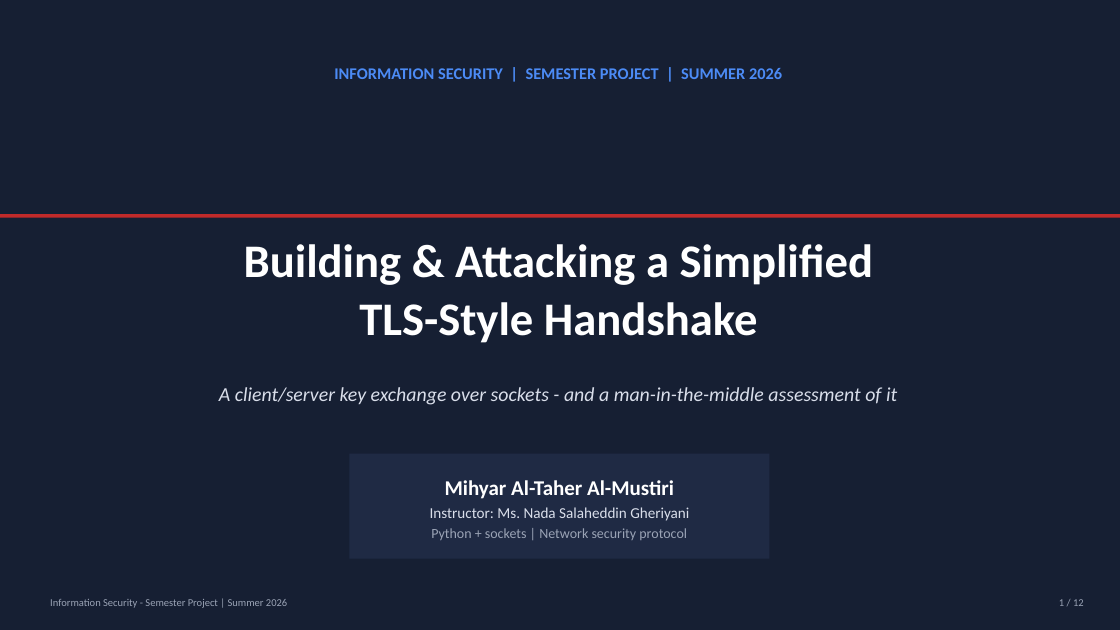
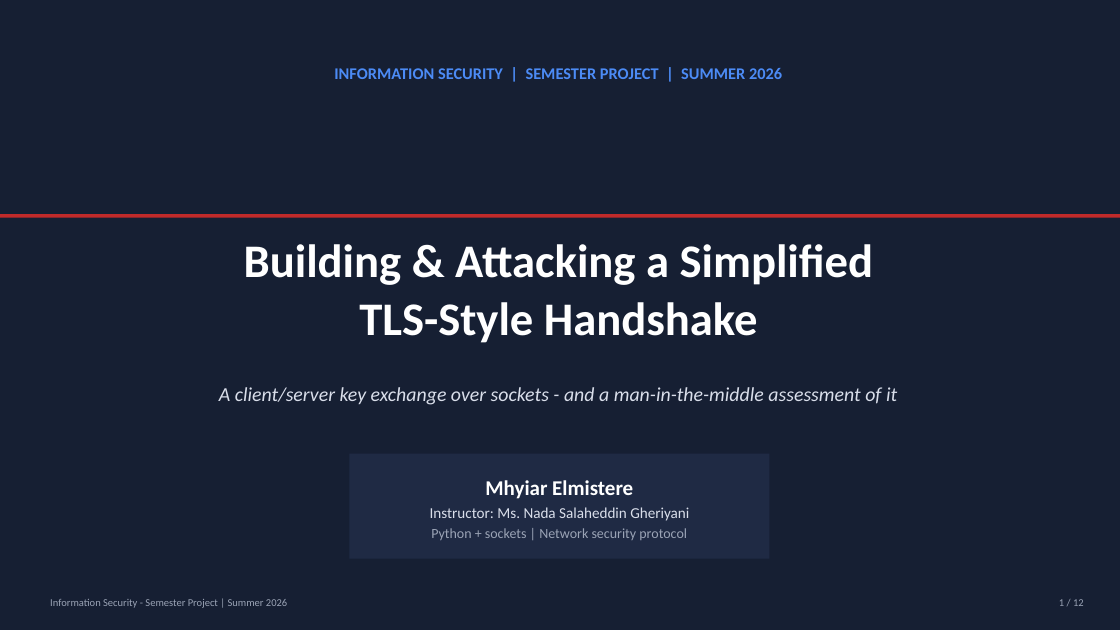
Before and after one commit to Mhyiar98/tls-handshake-project, a slide deck: slide 1 of slides/TLS_Handshake_Presentation.pptx. Drawn at 1120x630 pixels with LibreOffice and Linux fonts; fonts in the diff are those of the drawing. Boxes give left, top, right and bottom in pixels: in the first picture for what was removed or moved away, otherwise in the second. Text is boxed around its words. In the diff, an @@ line names an element or a change of style, - is before the commit and + after.

Commit message:
Unify author name to Mhyiar Elmistere across report, slides, and code

```diff
--- a/slides/TLS_Handshake_Presentation.pptx
+++ b/slides/TLS_Handshake_Presentation.pptx
@@ text at [485,480,633,499]: text changed @@
-Mihyar Al-Taher Al-Mustiri
+Mhyiar Elmistere
```
Also in this commit, not shown: 1 other slide changed, 7 other files.
